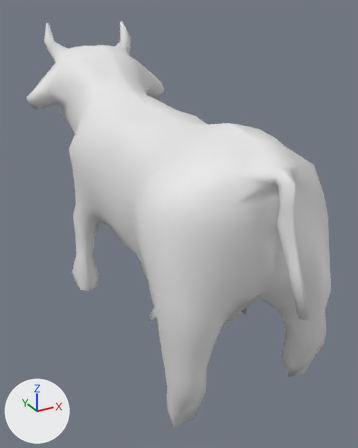
The Blender file Arte/vaca.blend: old version first, new version second.
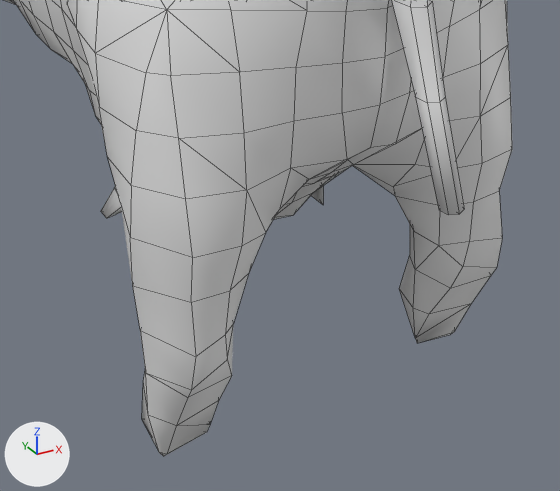
Each version is shown whole from a camera (50 mm lens) standing at (-4.38, -8.56, 6.13) and looking at (0.36, 0.06, 1.82), then close up on the part from 29% to 98% of the width and 50% to 99% of the height. The lights are fixed; the arrows at lower left show +X, +Y and +Z. The close-ups show mesh edges as thin lines.

Objects in the first close-up: 'Mball.001'.
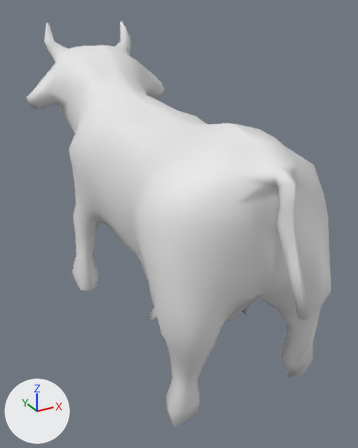
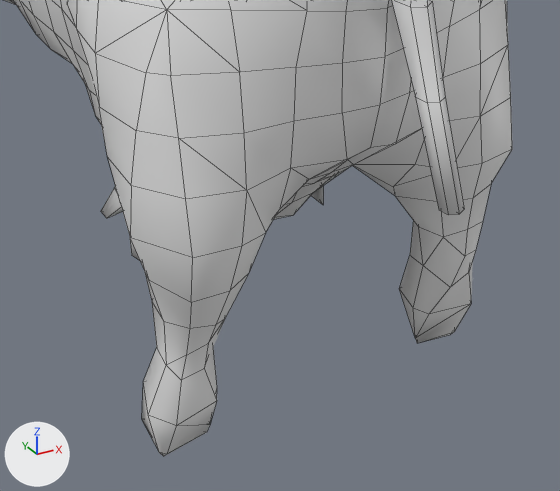
Where the change shows, as pixel boxes (x1, y1, x2, y2) in the close-ups (560 x 491 px; the box of a moved part takes in the faces that stretch with it):
part 1 of me_mesh_002, moved or reshaped
    before: (121, 207, 248, 426)
    after: (130, 238, 248, 426)
part 2 of me_mesh_002, moved or reshaped
    both: (393, 149, 512, 314)

Diff of the bpy script that builds the scene:
```diff
--- a/Arte/vaca.blend.py
+++ b/Arte/vaca.blend.py
@@ me_mesh_002 @@
 # used by ob_mball_001; location = (0.0, 0.0, 0.0)
 # verts and faces of me_mesh_002; kept vertices keep their numbers, new ones are numbered from 952
 # before: 43 (-1.4, -2.8, 0.9), 45 (-1.58, -3.02, 0.9) at pixel (140, 330), 46 (-1.64, -3.02, 1.3) at pixel (132, 285), 48 (-1.38, -3.45, 0.91) at pixel (195, 356), 87 (-1.4, -3.42, 0.6) at pixel (191, 390)
 # before: 88 (-1.11, -3.38, 0.93) at pixel (225, 334), 89 (-1.08, -3.37, 0.69) at pixel (227, 359), 90 (-0.94, -3.22, 0.85) at pixel (233, 323), 322 (-1.01, -3.33, 0.49) at pixel (231, 375), 323 (-1.4, -3.38, 0.5) at pixel (187, 397)
 # before: 325 (-1.0, -3.14, 0.1) at pixel (218, 400), 336 (-0.91, -3.03, 0.5), 337 (-1.0, -2.85, 0.5), 338 (-0.86, -3.02, 0.89), 339 (-1.54, -3.02, 0.5) at pixel (145, 373)
 # before: 340 (-1.4, -2.8, 0.5)
-me_mesh_002.from_pydata(...)  # 952 vertices, 1081 faces; spans x -1.8..1.8, y -4.31..5.71, z -0.37..5.78
+me_mesh_002.from_pydata(...)  # 948 vertices, 1079 faces; spans x -1.8..1.8, y -4.31..5.71, z -0.37..5.78
+# me_mesh_002 part 1
+verts[43] = (-1.37, -2.8, 0.91)  # moved, pixel (151, 301)
+verts[45] = (-1.41, -3.04, 0.91)  # moved, pixel (163, 321)
+verts[46] = (-1.51, -3.02, 1.3)  # moved, pixel (148, 279)
+verts[48] = (-1.31, -3.23, 0.95)  # moved, pixel (189, 328)
+verts[87] = (-1.29, -3.16, 0.66)  # moved, pixel (186, 355)
+verts[88] = (-1.13, -3.29, 0.96)  # moved, pixel (215, 324)
+verts[89] = (-1.14, -3.2, 0.73)  # moved, pixel (208, 343)
+verts[90] = (-0.99, -3.19, 0.88)  # moved, pixel (224, 318)
+verts[322] = (-1.13, -3.15, 0.45)  # moved, pixel (204, 368)
+verts[323] = (-1.32, -3.14, 0.43)  # moved, pixel (181, 380)
+verts[325] = (-1.02, -3.14, 0.1)  # moved, pixel (216, 400)
+verts[336] = (-1.01, -3.05, 0.57)  # moved
+verts[337] = (-1.09, -2.86, 0.51)  # moved
+verts[338] = (-0.87, -3.02, 0.89)  # moved
+verts[339] = (-1.39, -3.04, 0.52)  # moved, pixel (166, 365)
+verts[340] = (-1.35, -2.83, 0.5)  # moved, pixel (156, 347)
+# me_mesh_002 part 2
+# 17 vertices move from x 0.86..1.64, y -3.45..-2.79, z 0.49..1.3 to x 0.89..1.62, y -3.35..-2.77, z 0.44..1.31
```
